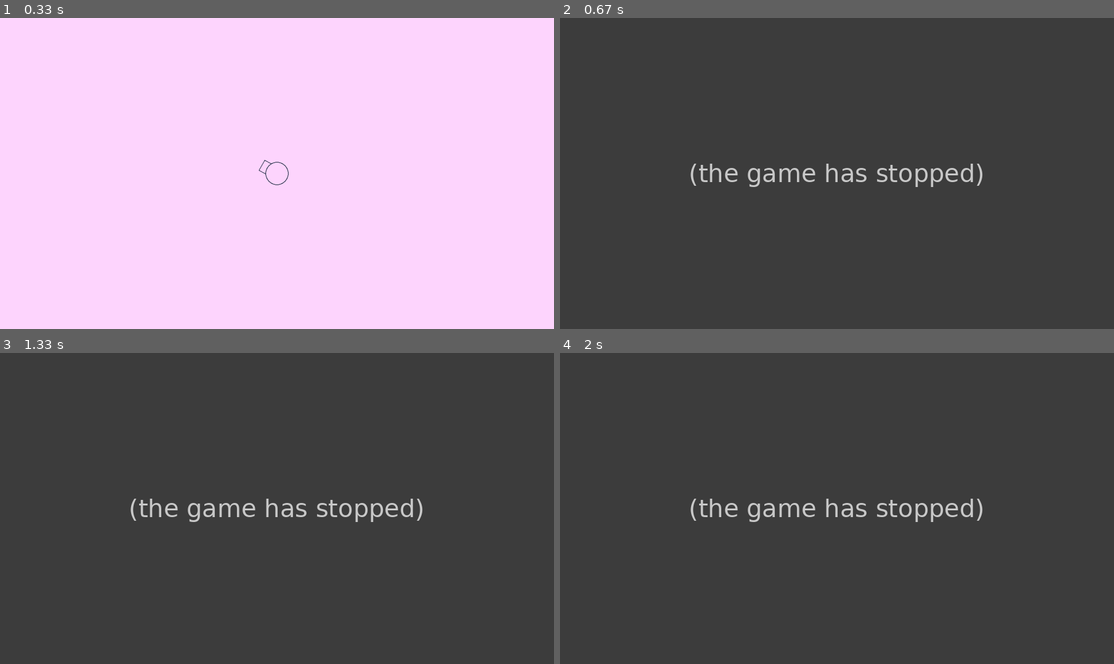
Above: before the commit, frames 1-4 (two rows, left to right).
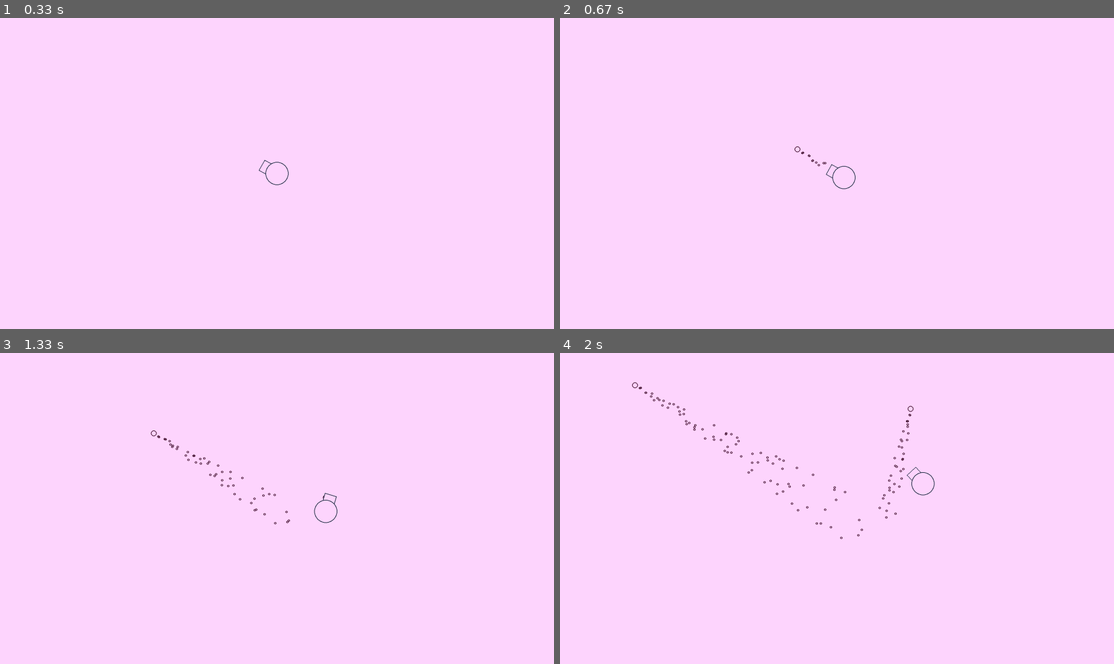
Above: after the commit, the same moments.

Repository: a96lex/pygame-tank-game
Game: pygame game, started from main.py
Same seed, same stepped clock (60 frames per second), same inputs: the game is played once before the commit and once after it.
Inputs (mouse positions are in pixels of both pictures, inside the frame that each line leads up to):
- Up to frame 1 (0.33 s): no input
- Up to frame 2 (0.67 s): tap Space at 0.33 s
- Up to frame 3 (1.33 s): hold Right 0.67-1.13 s; move the mouse to (144, 511) at 0.7 s; tap Space at 0.73, 1.03, 1.23 s; hold Up from 1.17 s (still down); move the mouse to (360, 399) at 1.2 s
- Up to frame 4 (2 s): release Up at 1.47 s; hold Right 1.5-1.97 s; move the mouse to (848, 402) at 1.53 s; tap Space at 1.57, 1.87 s

Frame 1 is identical in both runs. In frame 2, 100% of the frame differs, in the area x 0-100%, y 0-100%; in frame 3, 100%; in frame 4, 100%.
Error before the commit: TypeError: Bullet.__init__() takes 2 positional arguments but 3 were given (main.py line 23); the game stopped at 0.35 s (later frames are placeholders)

Commit message:
add prarticles

Diff:
--- a/main.py
+++ b/main.py
@@ -11,6 +11,7 @@
 
 player = Player(screen)
 bullets = pygame.sprite.Group()
+particles = pygame.sprite.Group()
 
 while True:
     pygame.time.delay(40)
@@ -20,7 +21,7 @@
 
     if key[pygame.K_SPACE] or pygame.mouse.get_pressed()[0]:
         if player.shooting_reload == 0:
-            bullets.add(Bullet(screen, player))
+            bullets.add(Bullet(player))
             player.shooting_reload = player.BulletStats.cooldown
     if key[pygame.K_UP] or key[pygame.K_w]:
         player.update_speed(pygame.Vector2(0, -1))
@@ -33,10 +34,17 @@
 
     screen.fill(Colors.Background)
 
+    for particle in particles:
+        particle.update()
+        if particle.lifespan == 0:
+            particles.remove(particle)
+
     for bullet in bullets:
         bullet.update()
         if bullet.lifespan == 0:
             bullets.remove(bullet)
+        else:
+            particles.add([Bullet(bullet) for _ in range(2)])
 
     player.update()
 
